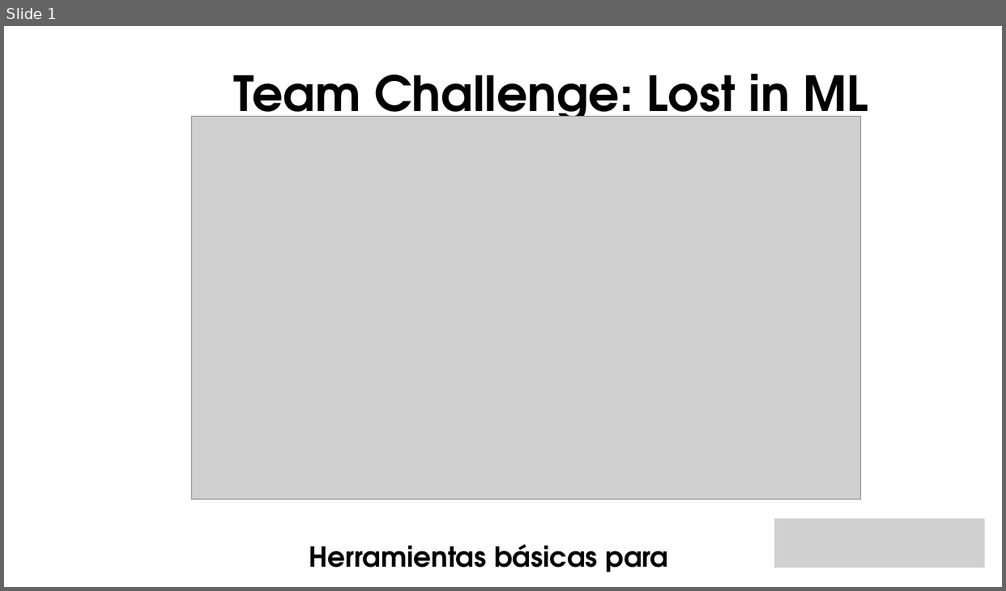
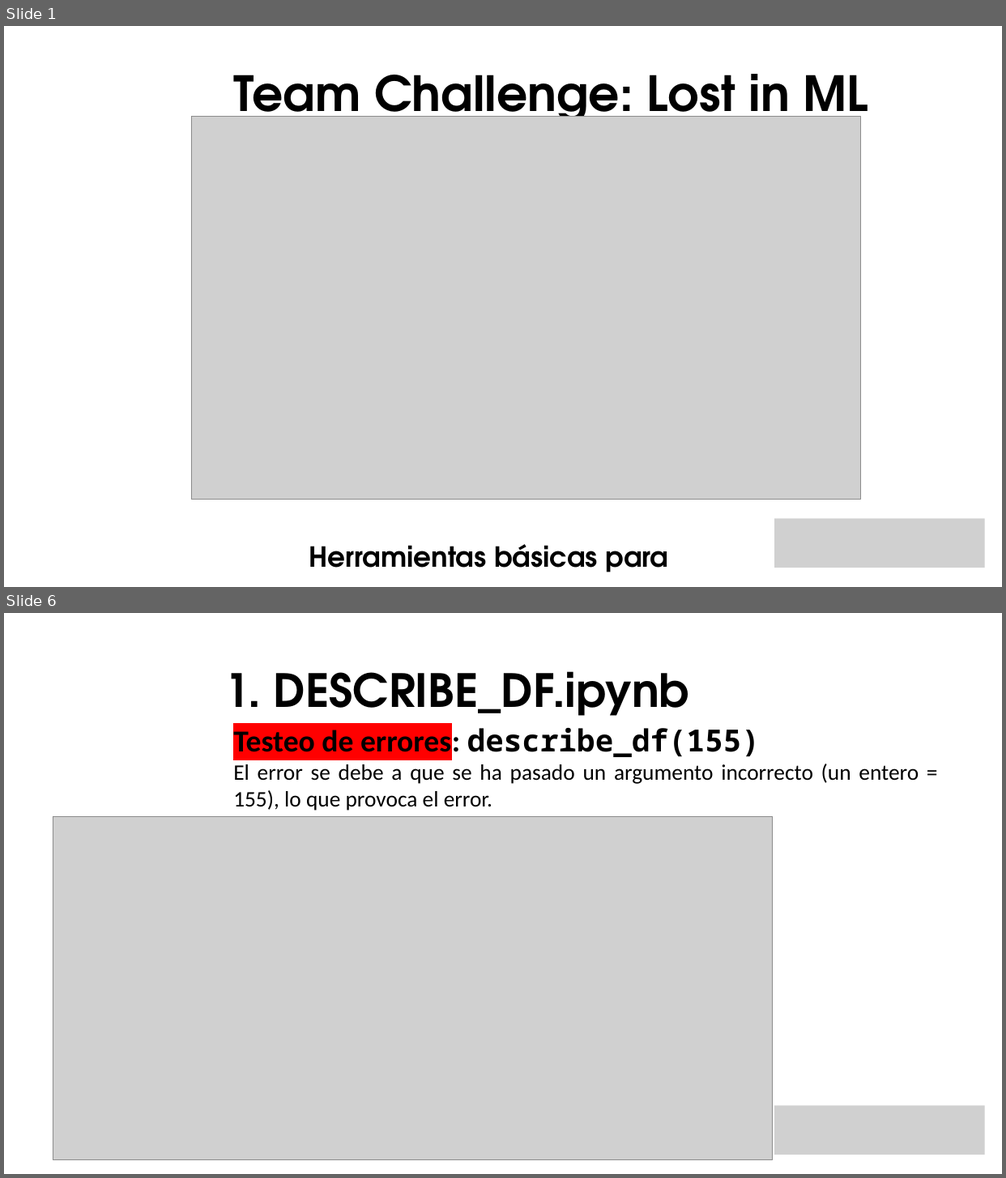
Before and after one commit to apvwbm/Team-Challenge---Lost-in-ML, a slide deck: Team Lost in ML.pptx. Shown one above the other, each under a label of ours: slide 1 before the commit, slides 1 and 6 after it; the slides between them are not shown. The pictures are 1006x591 and 1006x1178 pixels, drawn with LibreOffice and Linux fonts; fonts in the diff are those of the drawing; grey boxes stand for pictures; background and template pictures are left out. Boxes give left, top, right and bottom in pixels: in the first picture for what was removed or moved away, otherwise in the second. Text is boxed around its words. In the diff, an @@ line names an element or a change of style, - is before the commit and + after.

```diff
--- a/Team Lost in ML.pptx
+++ b/Team Lost in ML.pptx
@@ slide 6 added at (x1=4, y1=613, x2=1002, y2=1174), background picture (left out) @@
@@ text added at (x1=224, y1=671, x2=689, y2=726), 66 pt, text #000000, bold @@
+1. DESCRIBE_DF.ipynb
@@ text added at (x1=233, y1=726, x2=918, y2=811), 32 pt, text #000000 @@
+Testeo de errores: describe_df(155)
+El error se debe a que se ha pasado un argumento incorrecto (un entero = 155), lo que provoca el error.
@@ picture added at (x1=53, y1=816, x2=773, y2=1160) @@
@@ picture added at (x1=774, y1=1106, x2=985, y2=1155) @@
```
Also in this commit, not shown: 4 slides changed, 10 other slides added.
